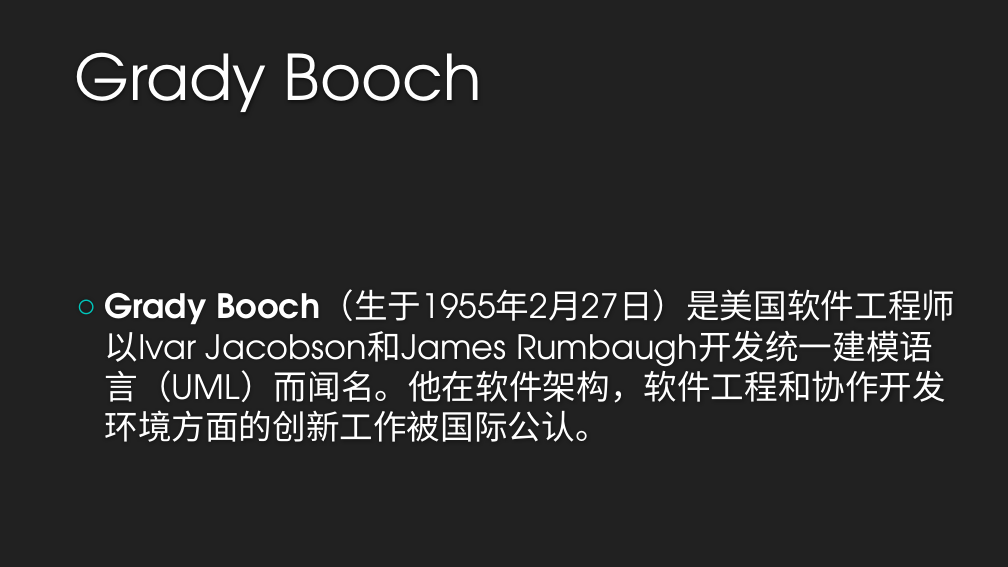
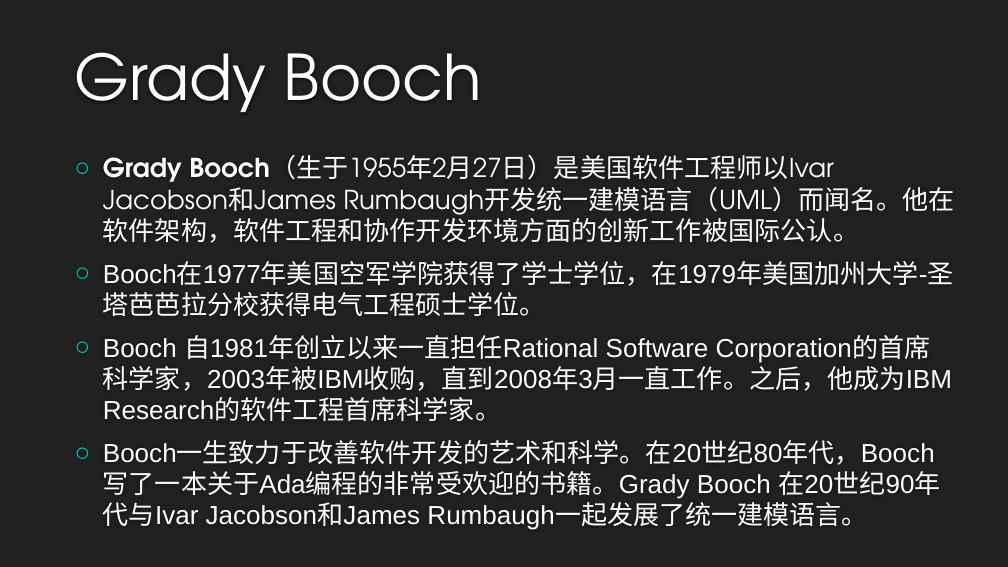
Before and after one commit to twn422/PRD2017, a slide deck: slide 7 of PRD-2017-G24/STW/非受控文件/翻转课堂作业/UML概述/UML概述.pptx. Drawn at 1008x567 pixels with LibreOffice and Linux fonts; fonts in the diff are those of the drawing; background and template pictures are left out. Boxes give left, top, right and bottom in pixels: in the first picture for what was removed or moved away, otherwise in the second. Text is boxed around its words. In the diff, an @@ line names an element or a change of style, - is before the commit and + after.

```diff
--- a/PRD-2017-G24/STW/非受控文件/翻转课堂作业/UML概述/UML概述.pptx
+++ b/PRD-2017-G24/STW/非受控文件/翻转课堂作业/UML概述/UML概述.pptx
@@ text "Grady Booch（生于1955年2月27日）是美国软件工程师以Ivar Jacobson和James Rumbau ...": place and size @@
-text "Grady Booch（生于1955年2月27日）是美国软件工程师以Ivar Jacobson和James Rumbau ..." at (104,289,955,442)
+text "Grady Booch（生于1955年2月27日）是美国软件工程师以Ivar Jacobson和James Rumbau ..." at (103,155,954,530)
@@ text at (103,155,954,243): size 32 to 24.8 pt in "Grady Booch（生于1955年2月27日）是美国软件工程师以Ivar Jacobson和James Rumbau ..."; less space between paragraphs @@
@@ text at (103,262,954,530): paragraphs added @@
+○ Booch在1977年美国空军学院获得了学士学位，在1979年美国加州大学-圣塔芭芭拉分校获得电气工程硕士学位。
+○ Booch 自1981年创立以来一直担任Rational Software Corporation的首席科学家，2003年被IBM收购，直到2008年3月一直工作。之后，他成为IBM Research的软件工程首席科学家。
+○ Booch一生致力于改善软件开发的艺术和科学。在20世纪80年代，Booch写了一本关于Ada编程的非常受欢迎的书籍。Grady Booch 在20世纪90年代与Ivar Jacobson和James Rumbaugh一起发展了统一建模语言。
```
Also in this commit, not shown: 4 other slides changed, 1 slide added, 2 other files.
